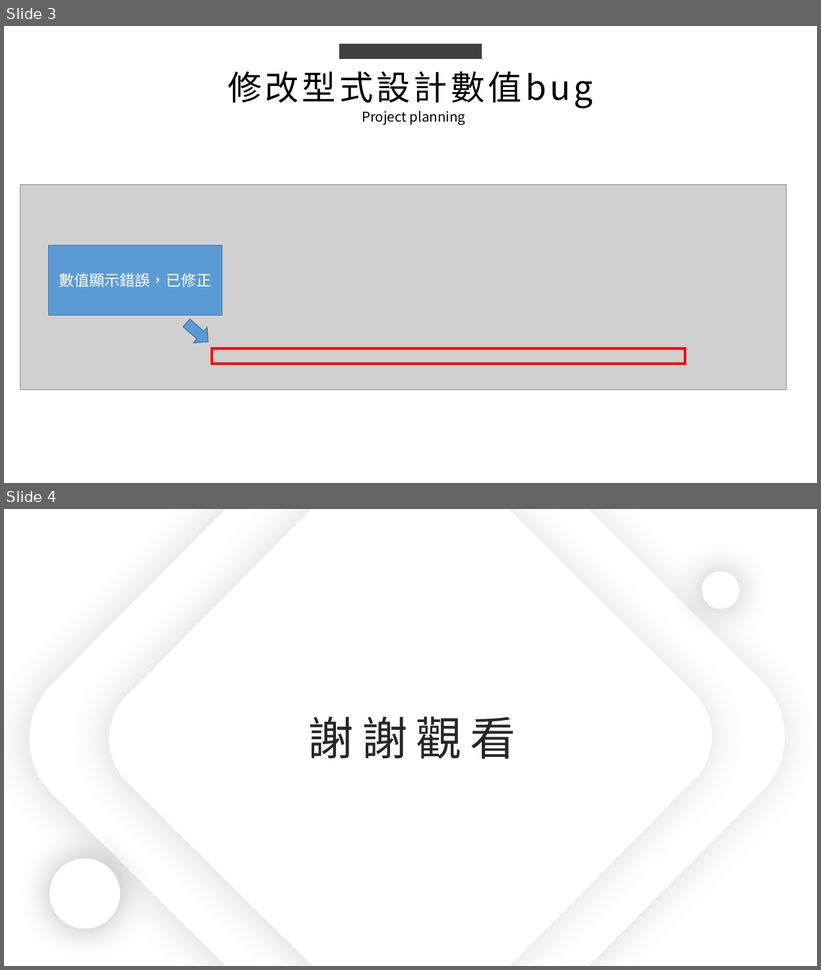
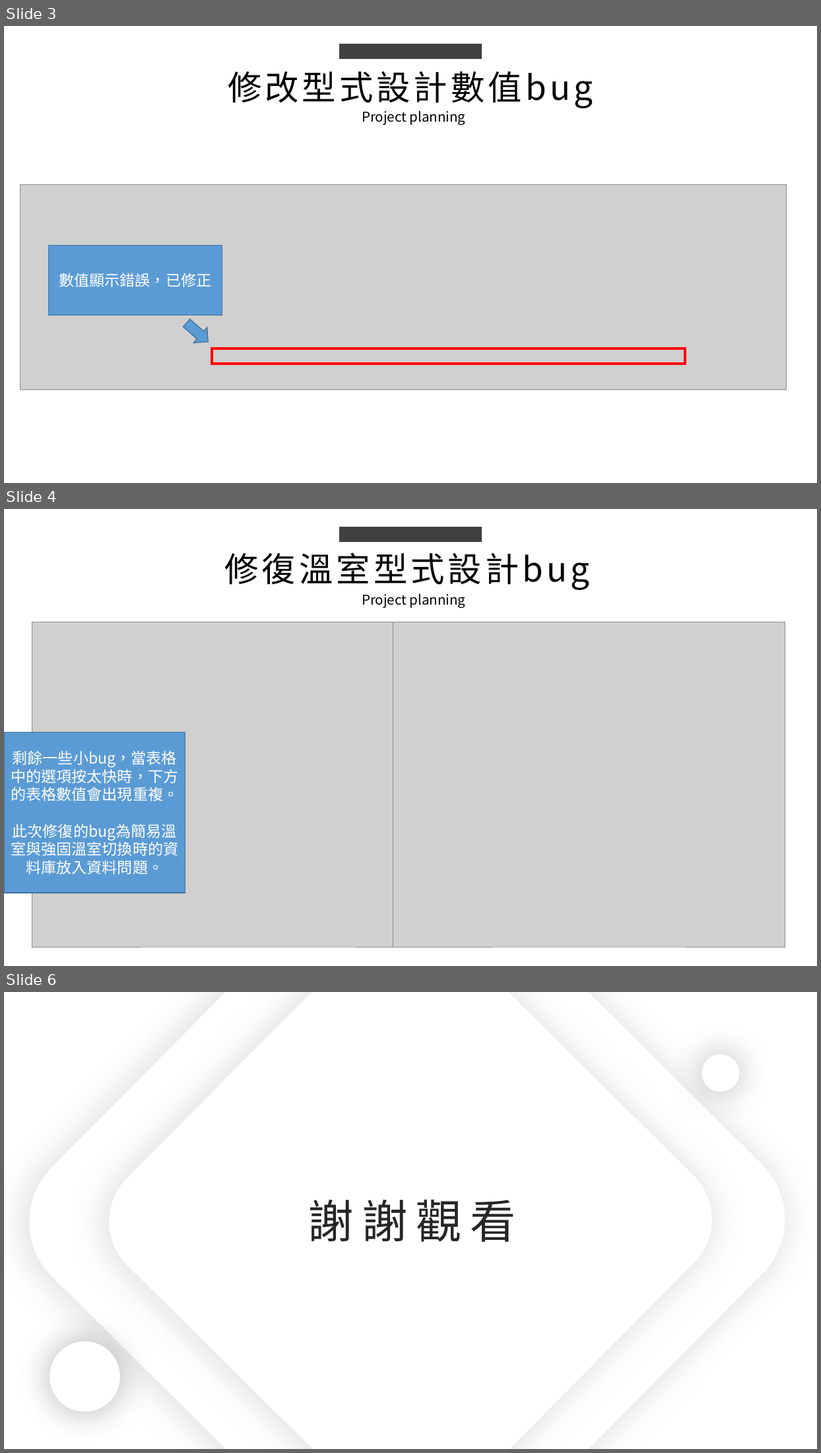
Before and after one commit to king637324/KnowledgeGreenhouseSystem, a slide deck: 工作日報_葉柏漢/2021.10/2021.10.01(加班)_2021.10.04工作日報_葉柏漢.pptx. Shown one above the other, each under a label of ours: slides 3 and 4 before the commit, slides 3, 4 and 6 after it; the slides between them are not shown. The pictures are 821x970 and 821x1453 pixels, drawn with LibreOffice and Linux fonts; fonts in the diff are those of the drawing; grey boxes stand for pictures. Boxes give left, top, right and bottom in pixels: in the first picture for what was removed or moved away, otherwise in the second. Text is boxed around its words. In the diff, an @@ line names an element or a change of style, - is before the commit and + after.

```diff
--- a/工作日報_葉柏漢/2021.10/2021.10.01(加班)_2021.10.04工作日報_葉柏漢.pptx
+++ b/工作日報_葉柏漢/2021.10/2021.10.01(加班)_2021.10.04工作日報_葉柏漢.pptx
@@ slide 4 added at <box>4,509,817,966</box>, background #FFFFFF @@
@@ rectangle added at <box>339,527,482,542</box>, fill #404040 @@
@@ text added at <box>225,553,590,590</box>, 40 pt, text #000000 @@
+修復溫室型式設計bug
@@ text added at <box>362,593,466,608</box>, 16 pt, text #000000 @@
+Project planning
@@ picture added at <box>32,622,466,948</box> @@
@@ picture added at <box>393,622,785,948</box> @@
@@ rectangle added at <box>4,732,185,893</box>, fill #5B9BD5, outline #43739E 1 pt, 18 pt, text #FFFFFF @@
+剩餘一些小bug，當表格中的選項按太快時，下方的表格數值會出現重複。
+此次修復的bug為簡易溫室與強固溫室切換時的資料庫放入資料問題。
@@ what was slide 4 is now slide 6 @@
```
Also in this commit, not shown: 1 slide changed, 1 other slide added, 5 other files.
